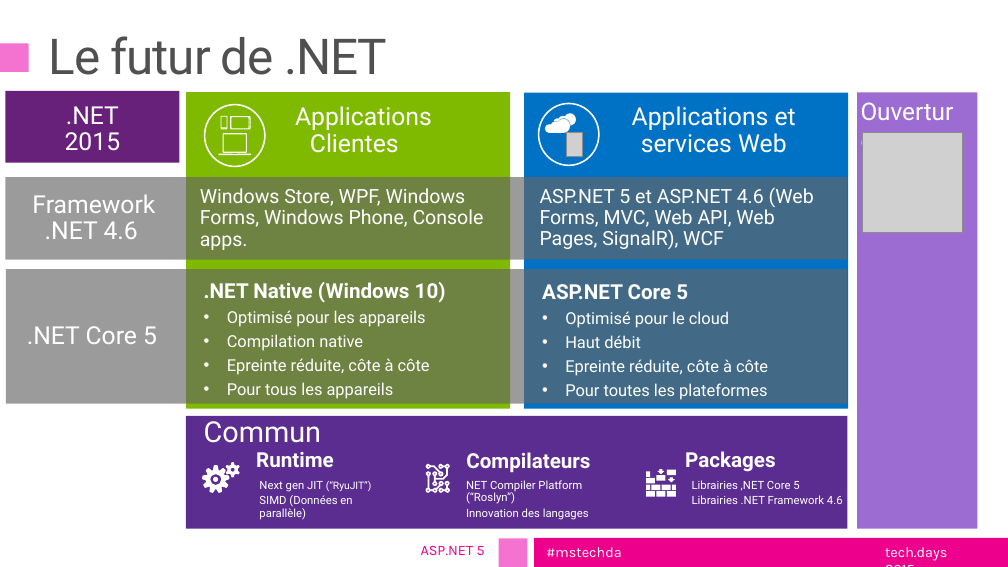
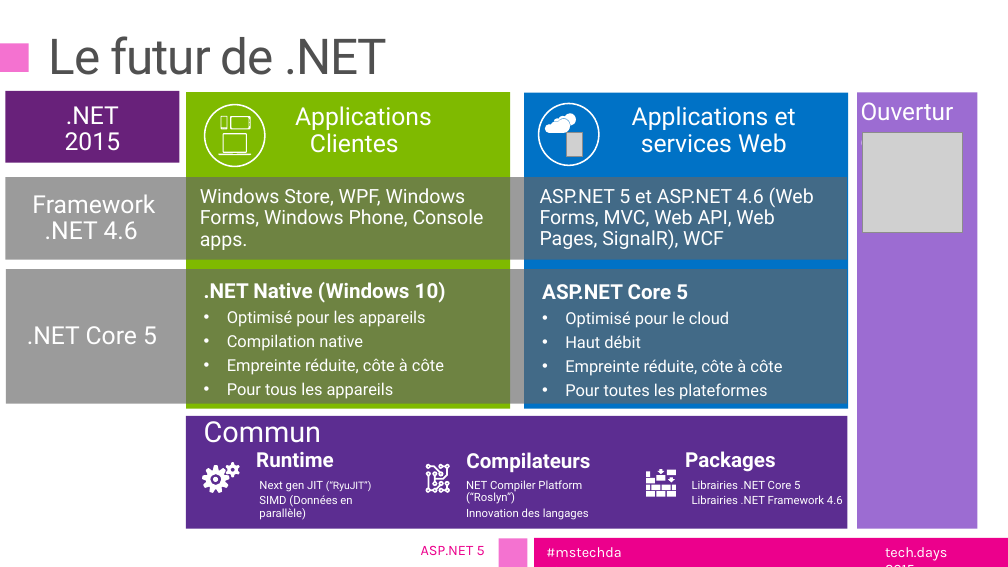
Before and after one commit to DXFrance/Evenements, a slide deck: slide 3 of TechDaysTour2015/Développement web/TechdaysTour2015_Session ASP.NET 5.pptx. Drawn at 1008x567 pixels with LibreOffice and Linux fonts; fonts in the diff are those of the drawing; grey boxes stand for pictures; background and template pictures are left out. Boxes give left, top, right and bottom in pixels: in the first picture for what was removed or moved away, otherwise in the second. Text is boxed around its words. In the diff, an @@ line names an element or a change of style, - is before the commit and + after.

```diff
--- a/TechDaysTour2015/Développement web/TechdaysTour2015_Session ASP.NET 5.pptx
+++ b/TechDaysTour2015/Développement web/TechdaysTour2015_Session ASP.NET 5.pptx
@@ text at (x1=227, y1=358, x2=444, y2=375): text changed @@
-• Epreinte réduite, côte à côte
+• Empreinte réduite, côte à côte
@@ text at (x1=565, y1=359, x2=782, y2=376): text changed @@
-• Epreinte réduite, côte à côte
+• Empreinte réduite, côte à côte
@@ text at (x1=692, y1=480, x2=800, y2=489): text changed @@
-  Librairies ,NET Core 5
+  Librairies .NET Core 5
```
Also in this commit, not shown: 1 other slide changed, 3 slides added, 1 slide removed, 3 other files.
